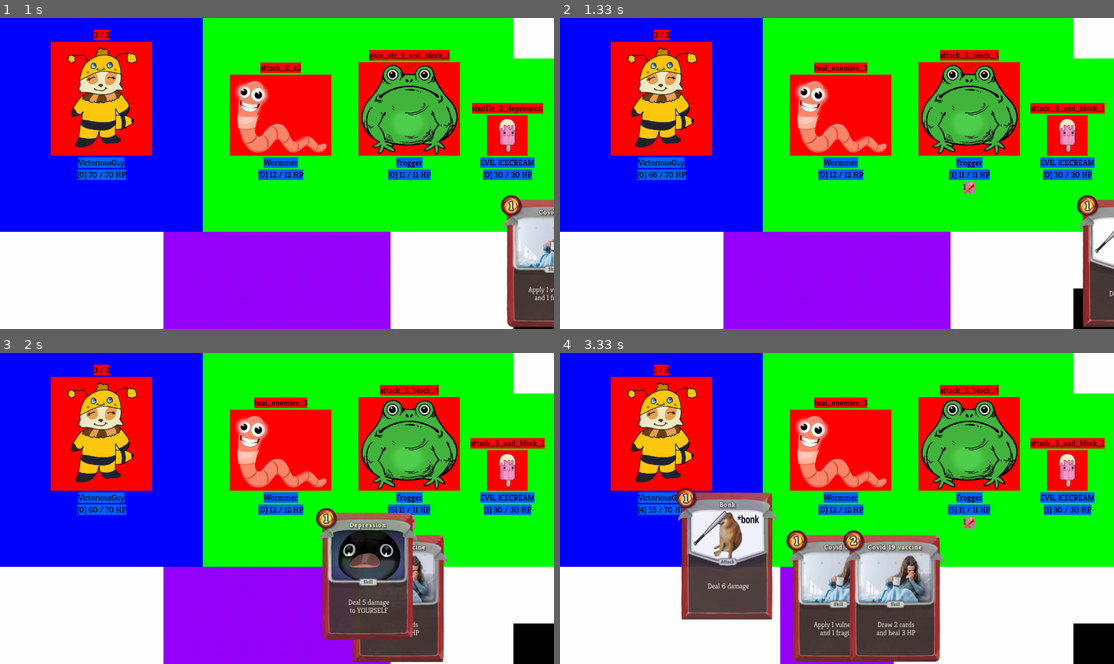
Above: before the commit, frames 1-4 (two rows, left to right).
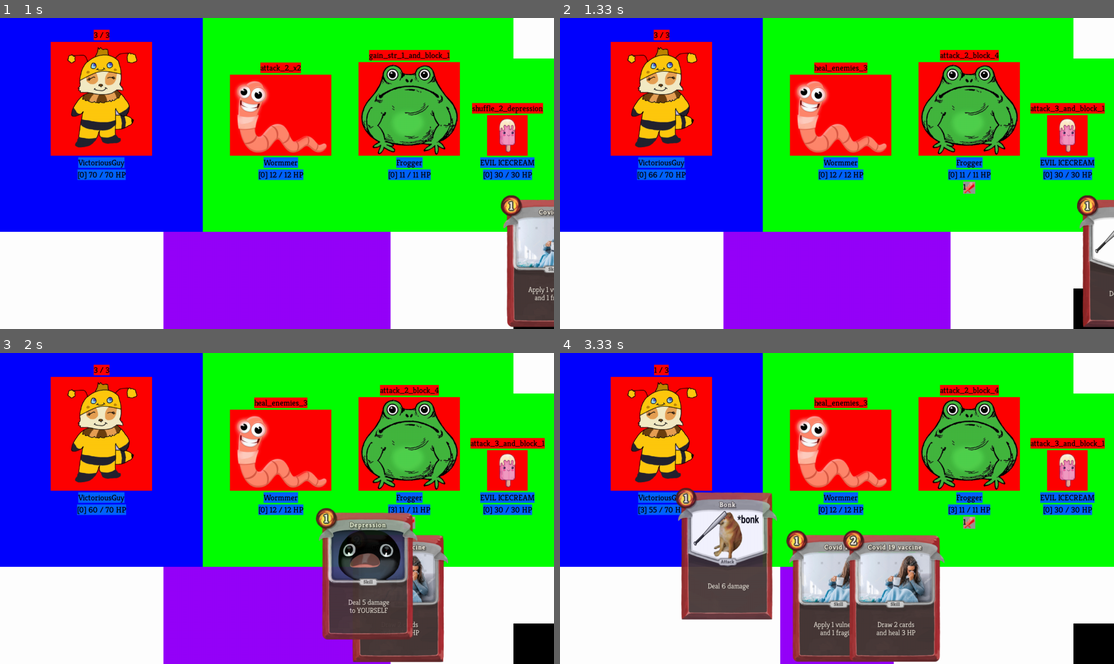
Above: after the commit, the same moments.

Repository: DawidKrolikiewicz/SlayTheSpire-WITH-PYGAME
Game: pygame game, started from CardGame/GameFolder/Code/main.py
The game is run twice, just before and just after one commit, with the same random seed, the same clock (stepped at 60 frames per second) and the same inputs.
Inputs (mouse positions are in pixels of both pictures, inside the frame that each line leads up to):
- Up to frame 1 (1 s): press the mouse at (22, 36) at 0.87 s; move the mouse to (83, 73) at 0.97 s
- Up to frame 2 (1.33 s): release the mouse at (704, 111) at 1.1 s; click (1091, 307) at 1.22 s
- Up to frame 3 (2 s): press the mouse at (531, 642) at 1.53 s; move the mouse to (398, 632) at 1.63 s; release the mouse at (265, 620) at 1.77 s; press the mouse at (459, 595) at 1.87 s; move the mouse to (365, 573) at 1.97 s
- Up to frame 4 (3.33 s): release the mouse at (831, 552) at 2.1 s; press the mouse at (870, 595) at 2.2 s; move the mouse to (931, 608) at 2.3 s; release the mouse at (992, 620) at 2.43 s; press the mouse at (947, 604) at 2.53 s; move the mouse to (859, 533) at 2.63 s; release the mouse at (764, 458) at 2.77 s; press the mouse at (809, 595) at 2.87 s; move the mouse to (764, 564) at 2.97 s; release the mouse at (720, 533) at 3.1 s; press the mouse at (781, 595) at 3.2 s; move the mouse to (726, 552) at 3.3 s

Frame 1 is identical in both runs. In frame 2, 0.1% of the frame differs, in the area x 70-78%, y 48-53%; in frame 3, 0.1%; in frame 4, 0.2%, in the area x 14-97%, y 48-53%.

Commit message:
ongoing przepisane na słownik
dla lepszej czytelności

Diff:
--- a/CardGame/GameFolder/Code/cardsFile.py
+++ b/CardGame/GameFolder/Code/cardsFile.py
@@ -1,6 +1,5 @@
 import enum
 import pygame
-import ongoingFile
 
 
 def event_listener(ev, player, list_of_enemies, play_rect):
@@ -182,7 +181,7 @@
         self.weight = 3
 
     def action(self, player, list_of_enemies, target):
-        player.add_armor(4, player)
+        player.add_block(4, player)
 
 
 # ======================= Card5 =======================
@@ -201,8 +200,8 @@
         self.weight = 1
 
     def action(self, player, list_of_enemies, target):
-        player.add_dex(1, player)
-        player.add_str(1, player)
+        player.add_dexterity(1, player)
+        player.add_strength(1, player)
 
 
 # ======================= Card6 =======================
@@ -221,8 +220,8 @@
         self.weight = 2
 
     def action(self, player, list_of_enemies, target):
-        player.add_frai(1, target)
-        player.add_vuln(1, target)
+        player.add_frail(1, target)
+        player.add_vulnerable(1, target)
 
 
 # ======================= Card6 =======================
@@ -262,11 +261,7 @@
         self.weight = 0
 
     def action(self, player, list_of_enemies, target):
-        for ongoing in player.list_of_ongoing:
-            if isinstance(ongoing, ongoingFile.JuggernautEffect):
-                ongoing.intensity += 5
-                return
-        player.list_of_ongoing.append(ongoingFile.JuggernautEffect())
+        player.add_juggernaut(5, player)
 
 
 class Ritual(CardBase):
@@ -279,7 +274,7 @@
 
     def action(self, player, list_of_enemies, target):
         player.deal_damage(3, list_of_enemies[0])
-        player.add_str(3, player)
+        player.add_strength(3, player)
 
 
 class Fireball(CardBase):
--- a/CardGame/GameFolder/Code/characterFile.py
+++ b/CardGame/GameFolder/Code/characterFile.py
@@ -13,7 +13,11 @@
         self.max_health = health
         self.cur_health = health
         self.block = 0
-        self.list_of_ongoing = [o.Strength(), o.Dexterity(), o.Frail(), o.Vulnerable()]
+        self.dict_of_ongoing = {o.Effect.STRENGTH: o.Strength(),
+                                o.Effect.DEXTERITY: o.Dexterity(),
+                                o.Effect.VULNERABLE: o.Vulnerable(),
+                                o.Effect.FRAIL: o.Frail()
+                                }
 
         # DISPLAY RELATED
         self.image_sprite = pygame.image.load("../Sprites/Characters/Don'tMakeInstancesOfBaseEnemyPLS.png")
@@ -30,11 +34,11 @@
         self.rect_hp.top = self.rect_name.bottom + 4
 
         self.rect_ongoing = (0, 0, 0, 0)
-        self.ongoing_counter = 0
+        self.counter = 0
 
     def event_listener(self, ev, list_of_enemies):
-        for ongoing in self.list_of_ongoing:
-            ongoing.event_listener(ev, self, list_of_enemies)
+        for key in self.dict_of_ongoing:
+            self.dict_of_ongoing[key].event_listener(ev, self, list_of_enemies)
 
     def update(self, screen):
         # DRAWING CHARACTER SPRITE
@@ -56,38 +60,38 @@
         screen.blit(self.image_hp, self.rect_hp.topleft)
 
         # ONGOING EFFECTS
-        self.ongoing_counter = 0
-        for ongoing in self.list_of_ongoing:
-            if (ongoing.counter is not None and ongoing.counter > 0) or (ongoing.duration is not None and ongoing.duration > 0) or (
-                    ongoing.intensity is not None and ongoing.intensity != 0):
-                self.ongoing_counter += 1
+        self.counter = 0
+        for key in self.dict_of_ongoing:
+            if self.dict_of_ongoing[key].value is not None and self.dict_of_ongoing[key].value != 0:
+                self.counter += 1
 
-        self.rect_ongoing = pygame.Rect(0, 0, self.ongoing_counter * 30, 30)
+        self.rect_ongoing = pygame.Rect(0, 0, self.counter * 30, 30)
         self.rect_ongoing.centerx = self.rect_sprite.centerx
         self.rect_ongoing.top = self.rect_hp.bottom + 4
-        self.ongoing_counter -= 1
+        self.counter -= 1
 
         pygame.draw.rect(screen, (150, 150, 150), self.rect_ongoing)
-        for ongoing in self.list_of_ongoing:
-            ongoing.update(self, screen)
+        for key in self.dict_of_ongoing:
+            self.dict_of_ongoing[key].update(self, screen)
 
     def info(self):
         print(f">>  {self.name}'s info is being displayed!")
         print(f"    Health: {self.cur_health} / {self.max_health}")
         print(f"    Armor: {self.block}")
-        for ongoing in self.list_of_ongoing:
-            if ongoing.duration is not None and ongoing.duration != 0:
-                print(f"    {ongoing.__class__.__name__}: {ongoing.duration}")
-            elif ongoing.intensity is not None and ongoing.intensity != 0:
-                print(f"    {ongoing.__class__.__name__}: {ongoing.intensity}")
-            elif ongoing.counter is not None and ongoing.counter != 0:
-                print(f"    {ongoing.__class__.__name__}: {ongoing.counter}")
+        for key in self.dict_of_ongoing:
+            if self.dict_of_ongoing[key].value is not None and self.dict_of_ongoing[key].value != 0:
+                print(f"    {self.dict_of_ongoing[key].__class__.__name__}: {self.dict_of_ongoing[key].value}")
+
+    def end_turn(self):
+        for key in self.dict_of_ongoing:
+            if self.dict_of_ongoing[key].duration is not None and self.dict_of_ongoing[key].duration > 0:
+                self.dict_of_ongoing[key].duration -= 1
 
     def deal_damage(self, damage, target, is_attack=True, hit_block=True):
         if is_attack:
-            damage = damage + self.list_of_ongoing[0].intensity  # Strength
+            damage = damage + self.dict_of_ongoing[o.Effect.STRENGTH].intensity
 
-        if target.list_of_ongoing[3].duration > 0:  # Vulnerable
+        if target.dict_of_ongoing[o.Effect.VULNERABLE].duration > 0:
             damage = int(damage * 1.5)
 
         if hit_block:
@@ -99,22 +103,45 @@
 
         target.cur_health -= damage
 
-    def add_armor(self, armor, target):
-        target.block += int((armor + self.list_of_ongoing[1].intensity) / (1.5 if self.list_of_ongoing[2].duration > 0 else 1))
+    def add_block(self, value, target, affected_by_ongoing=True):
+        if affected_by_ongoing:
+            value += target.dict_of_ongoing[o.Effect.DEXTERITY].intensity
+            if o.Effect.FRAIL in target.dict_of_ongoing:
+                value = int(value * 0.75)
+
+        target.block += value
 
     def heal(self, value, target):
         target.cur_health += value
         if target.cur_health > target.max_health:
             target.cur_health = target.max_health
 
-    def add_str(self, value, target):
-        target.list_of_ongoing[0].intensity += value
+    def add_strength(self, value, target):
+        if o.Effect.STRENGTH not in target.dict_of_ongoing:
+            target.dict_of_ongoing[o.Effect.STRENGTH] = o.Strength()
 
-    def add_dex(self, value, target):
-        target.list_of_ongoing[1].intensity += value
+        target.dict_of_ongoing[o.Effect.STRENGTH].intensity += value
 
-    def add_frai(self, value, target):
-        target.list_of_ongoing[2].duration += value
+    def add_dexterity(self, value, target):
+        if o.Effect.DEXTERITY not in target.dict_of_ongoing:
+            target.dict_of_ongoing[o.Effect.DEXTERITY] = o.Dexterity()
 
-    def add_vuln(self, value, target):
-        target.list_of_ongoing[3].duration += value
+        target.dict_of_ongoing[o.Effect.DEXTERITY].intensity += value
+
+    def add_frail(self, value, target):
+        if o.Effect.FRAIL not in target.dict_of_ongoing:
+            target.dict_of_ongoing[o.Effect.FRAIL] = o.Frail()
+
+        target.dict_of_ongoing[o.Effect.FRAIL].duration += value
+
+    def add_vulnerable(self, value, target):
+        if o.Effect.VULNERABLE not in target.dict_of_ongoing:
+            target.dict_of_ongoing[o.Effect.VULNERABLE] = o.Vulnerable()
+
+        target.dict_of_ongoing[o.Effect.VULNERABLE].duration += value
+
+    def add_juggernaut(self, value, target):
+        if o.Effect.JUGGERNAUT not in target.dict_of_ongoing:
+            target.dict_of_ongoing[o.Effect.JUGGERNAUT] = o.Juggernaut()
+
+        target.dict_of_ongoing[o.Effect.JUGGERNAUT].intensity += value
--- a/CardGame/GameFolder/Code/enemyFile.py
+++ b/CardGame/GameFolder/Code/enemyFile.py
@@ -39,6 +39,7 @@
     def play_action(self, player, list_of_enemies):
         if self.next_action is not None:
             self.next_action(player, list_of_enemies)
+        self.end_turn()
 
 
 # ========================================== Specific Characters ==========================================
@@ -59,12 +60,12 @@
     def attack_2_block_4(self, player, list_of_enemies):
         print(f">> {self.name} attacks and blocks!")
         self.deal_damage(2, player)
-        self.add_armor(4, self)
+        self.add_block(4, self)
 
     def gain_str_1_and_block_1(self, player, list_of_enemies):
         print(f">> {self.name} gains strength and blocks!")
-        self.add_str(1, self)
-        self.add_armor(1, self)
+        self.add_strength(1, self)
+        self.add_block(1, self)
 
 
 class Worm(Enemy):
@@ -88,7 +89,7 @@
 
     def give_2_vulnerable(self, player, list_of_enemies):
         print(f">> {self.name} weakens player's defences!")
-        self.add_vuln(2, player)
+        self.add_vulnerable(2, player)
 
 
 class Icecream(Enemy):
@@ -115,12 +116,12 @@
         player.add_card_to_discard(cardsFile.Depression())
 
     def gain_1_dex_and_block_7(self, player, list_of_enemies):
-        self.add_dex(1, self)
-        self.add_armor(7, self)
+        self.add_dexterity(1, self)
+        self.add_block(7, self)
 
     def attack_3_and_block_1(self, player, list_of_enemies):
         self.deal_damage(3, player)
-        self.add_armor(1, self)
+        self.add_block(1, self)
 
     def deal_damage_equal_to_block(self, player, list_of_enemies):
         self.deal_damage(self.block, player)
@@ -138,5 +139,5 @@
 
     def gain_2_str(self, player, list_of_enemies):
         print(">> Enemy puts up his defences!")
-        self.add_str(2, self)
+        self.add_strength(2, self)
         print(f"==============================================================================")
--- a/CardGame/GameFolder/Code/ongoingFile.py
+++ b/CardGame/GameFolder/Code/ongoingFile.py
@@ -2,6 +2,21 @@
 import pygame.sprite
 import playerFile
 import characterFile
+import enum
+
+
+class Effect(enum.Enum):
+    # CORE
+    STRENGTH = 1
+    DEXTERITY = 2
+    FRAIL = 3
+    VULNERABLE = 4
+    WEAK = 5
+    # ENEMY
+    RITUAL = 6
+    CURLUP = 7
+    # UNIQUE CARD EFFECTS
+    JUGGERNAUT = 8
 
 
 # ======================= Ongoing Icons (superclass) =======================
@@ -27,8 +42,8 @@
         if ((self.counter is not None and self.counter > 0) or (self.duration is not None and self.duration > 0) or
                 (self.intensity is not None and self.intensity != 0)):
             self.rect.topleft = character.rect_ongoing.topleft
-            self.rect.right = character.rect_ongoing.right - (character.ongoing_counter * self.rect.width)
-            character.ongoing_counter -= 1
+            self.rect.right = character.rect_ongoing.right - (character.counter * self.rect.width)
+            character.counter -= 1
             screen.blit(self.image, self.rect.topleft)
             self.image_value = characterFile.text_font.render(f"{self.value}", True, (0, 0, 0))
             screen.blit(self.image_value, self.rect.topleft)
@@ -41,6 +56,7 @@
         super().__init__()
         # GAME RELATED
         self.intensity = 0
+        self.value = self.intensity
         # VISUAL RELATED
         self.image = pygame.image.load("../Sprites/Ongoing Icons/StrengthIcon.png")
 
@@ -59,6 +75,7 @@
         super().__init__()
         # GAME RELATED
         self.intensity = 0
+        self.value = self.intensity
         # VISUAL RELATED
         self.image = pygame.image.load("../Sprites/Ongoing Icons/DexterityIcon.png")
 
@@ -77,6 +94,7 @@
         super().__init__()
         # GAME RELATED
         self.duration = 0
+        self.value = self.duration
         # VISUAL RELATED
         self.image = pygame.image.load("../Sprites/Ongoing Icons/FrailIcon.png")
 
@@ -95,6 +113,7 @@
         super().__init__()
         # GAME RELATED
         self.duration = 0
+        self.value = self.duration
         # VISUAL RELATED
         self.image = pygame.image.load("../Sprites/Ongoing Icons/VulnerableIcon.png")
 
@@ -113,6 +132,7 @@
         super().__init__()
         # GAME RELATED
         self.duration = 0
+        self.value = self.duration
         # VISUAL RELATED
         self.image = pygame.image.load("../Sprites/Ongoing Icons/WeakIcon.png")
 
@@ -133,6 +153,7 @@
         super().__init__()
         # GAME RELATED
         self.intensity = 0
+        self.value = self.intensity
         # VISUAL RELATED
         self.image = pygame.image.load("../Sprites/Ongoing Icons/RitualIcon.png")
 
@@ -151,6 +172,7 @@
         super().__init__()
         # GAME RELATED
         self.intensity = 0
+        self.value = self.intensity
         # VISUAL RELATED
         self.image = pygame.image.load("../Sprites/Ongoing Icons/CurlUpIcon.png")
 
@@ -166,11 +188,11 @@
 
 # ============================ Juggernaut ============================
 
-class JuggernautEffect(Ongoing):
-    def __init__(self):
-        super().__init__()
-        # GAME RELATED
-        self.intensity = 5
+class Juggernaut(Ongoing):
+    def __init__(self):
+        super().__init__()
+        # GAME RELATED
+        self.intensity = 0
         self.value = self.intensity
         # VISUAL RELATED
         self.image = pygame.image.load("../Sprites/Ongoing Icons/JuggernautIcon.png")
--- a/CardGame/GameFolder/Code/playerFile.py
+++ b/CardGame/GameFolder/Code/playerFile.py
@@ -116,8 +116,8 @@
             # Post event
             pygame.event.post(pygame.event.Event(ON_PLAYER_LOSE_HP_FROM_CARD))
 
-    def add_armor(self, armor, target):
-        super().add_armor(armor, target)
+    def add_block(self, value, target):
+        super().add_block(value, target)
         if target == self:
             # Post event
             pygame.event.post(pygame.event.Event(ON_PLAYER_GAIN_BLOCK))
@@ -157,25 +157,18 @@
         self.deck.clear()
         self.hand.clear()
         self.discard.clear()
-        for ongoing in self.list_of_ongoing:
-            if ongoing.duration is not None:
-                ongoing.duration = 0
-            elif ongoing.intensity is not None:
-                ongoing.intensity = 0
-            elif ongoing.counter is not None:
-                ongoing.counter = 0
+        for key in self.dict_of_ongoing:
+            if self.dict_of_ongoing[key].value is not None:
+                self.dict_of_ongoing[key].value = 0
 
     def start_turn(self):
-        self.armor = 0
+        self.block = 0
         self.draw_card(5)
         self.mana = 3
 
     def end_turn(self):
+        super().end_turn()
+
         self.drag = None
-        for ongoing in self.list_of_ongoing:
-            if ongoing.duration is not None and ongoing.duration > 0:
-                ongoing.duration -= 1
-
         while self.hand:
             self.discard_card(self.hand[0])
-        print(f">>  {self.name} is ENDING THEIR TURN:")
